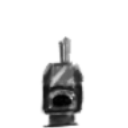
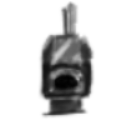
Comparing the layer stacks of the two 128px x 128px images. Changes:
painted on "Fons" over [38, 1, 95, 128]
